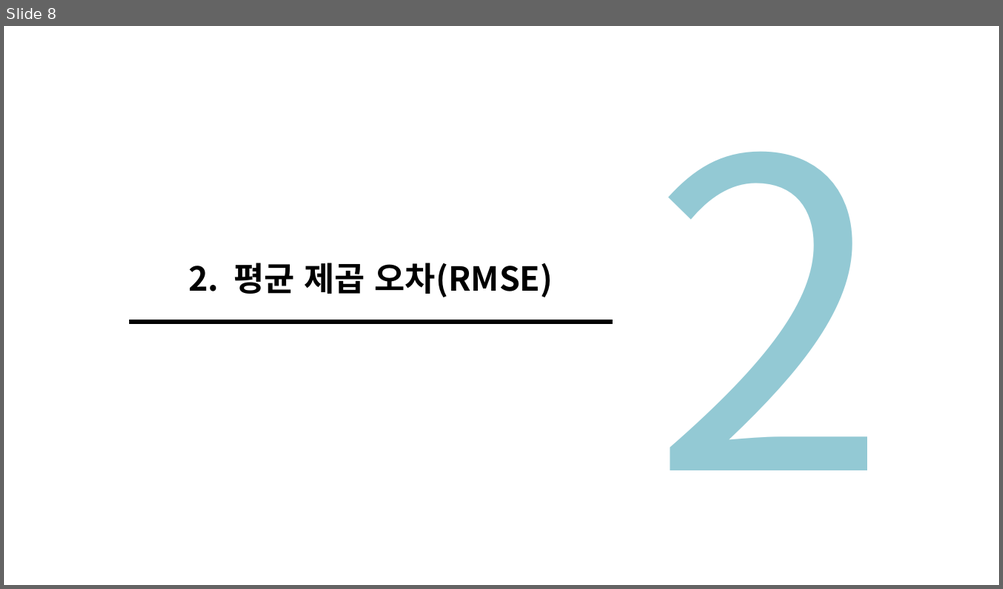
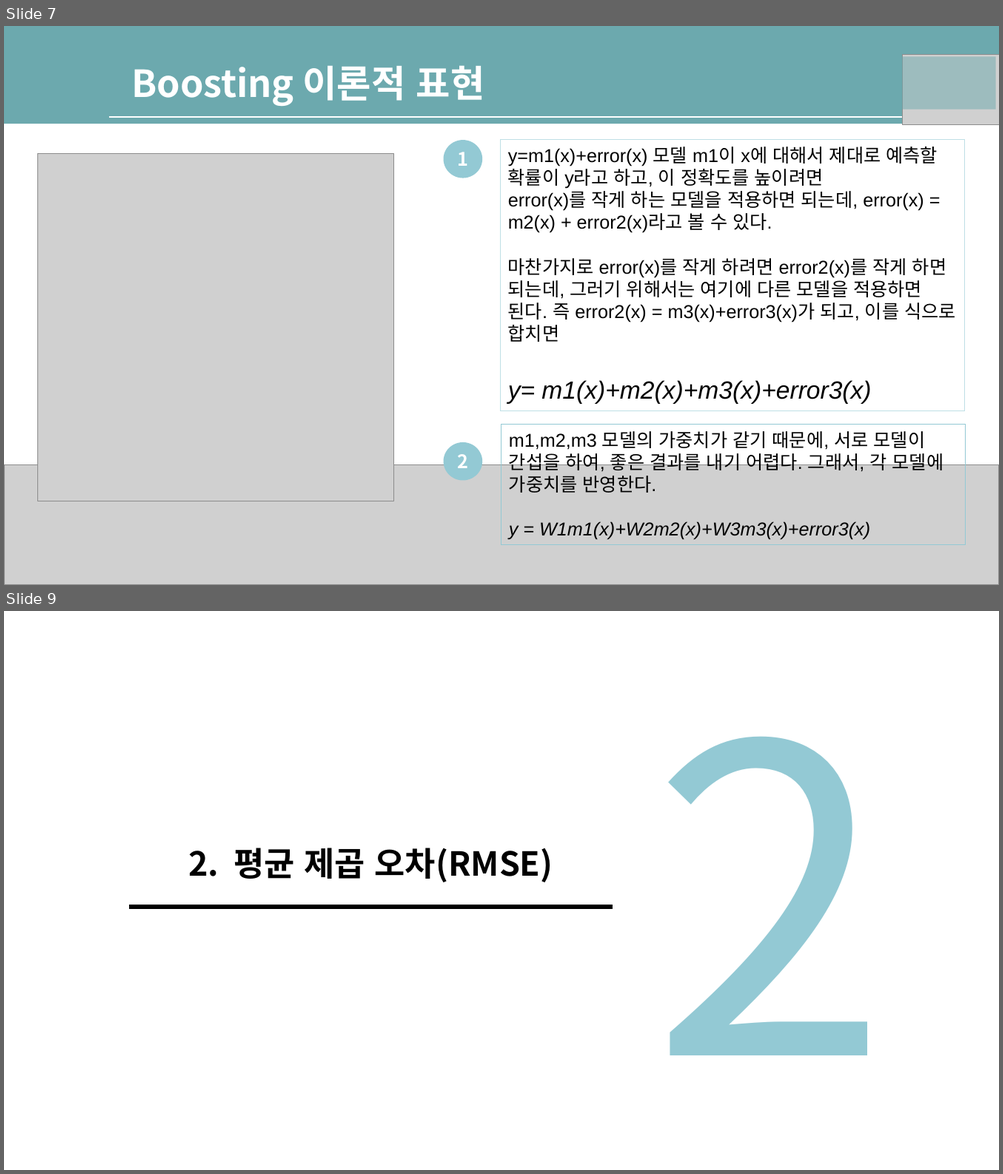
Before and after one commit to nqwrt/ai_doucument, a slide deck: AI-너를 사랑한-XG부스트.pptx. Shown one above the other, each under a label of ours: slide 8 before the commit, slides 7 and 9 after it; the slides between them are not shown. The pictures are 1003x589 and 1003x1174 pixels, drawn with LibreOffice and Linux fonts; fonts in the diff are those of the drawing; grey boxes stand for pictures; background and template pictures are left out. Boxes give left, top, right and bottom in pixels: in the first picture for what was removed or moved away, otherwise in the second. Text is boxed around its words. In the diff, an @@ line names an element or a change of style, - is before the commit and + after.

```diff
--- a/AI-너를 사랑한-XG부스트.pptx
+++ b/AI-너를 사랑한-XG부스트.pptx
@@ slide 7 added at bbox=[4, 26, 999, 585], background #FFFFFF @@
@@ rectangle added at bbox=[4, 26, 999, 124], fill #6CA9AE @@
@@ text added at bbox=[131, 65, 485, 106], 36 pt, text #FFFFFF, bold @@
+Boosting 이론적 표현
@@ rectangle added at bbox=[899, 56, 996, 110], fill #6CA9AE at 50% opacity @@
@@ picture added at bbox=[902, 54, 999, 124] @@
@@ line added from (109, 117) to (999, 117), #FFFFFF 1.25 pt @@
@@ picture added at bbox=[37, 153, 393, 501] @@
@@ ellipse added at bbox=[444, 140, 482, 178], fill #93C9D4, 18 pt, text #FFFFFF, bold @@
+1
@@ rectangle added at bbox=[500, 140, 964, 412], outline #BEDFE5 0.75 pt, 18 pt, text #000000 @@
+y=m1(x)+error(x) 모델 m1이 x에 대해서 제대로 예측할 확률이 y라고 하고, 이 정확도를 높이려면
+error(x)를 작게 하는 모델을 적용하면 되는데, error(x) = m2(x) + error2(x)라고 볼 수 있다.
+마찬가지로 error(x)를 작게 하려면 error2(x)를 작게 하면 되는데, 그러기 위해서는 여기에 다른 모델을 적용하면 된다. 즉 error2(x) = m3(x)+error3(x)가 되고, 이를 식으로 합치면
+y= m1(x)+m2(x)+m3(x)+error3(x)
@@ rectangle added at bbox=[502, 425, 965, 546], outline #93C9D4 0.75 pt, 18 pt, text #000000 @@
+m1,m2,m3 모델의 가중치가 같기 때문에, 서로 모델이 간섭을 하여, 좋은 결과를 내기 어렵다. 그래서, 각 모델에 가중치를 반영한다.
+y = W1m1(x)+W2m2(x)+W3m3(x)+error3(x)
@@ ellipse added at bbox=[444, 443, 482, 481], fill #93C9D4, 18 pt, text #FFFFFF, bold @@
+2
@@ picture added at bbox=[4, 466, 999, 585] @@
@@ what was slide 8 is now slide 9 @@
```
Also in this commit, not shown: 2 slides changed, 5 other slides added, 5 slides removed.
